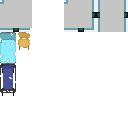
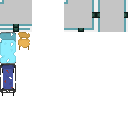
Revision of a layered 128 × 128 image; what changed, layer by layer:
added layer "lvl_!_wall_full" above "lvl_!_wall" over (x1=0, y1=24, x2=32, y2=28)
